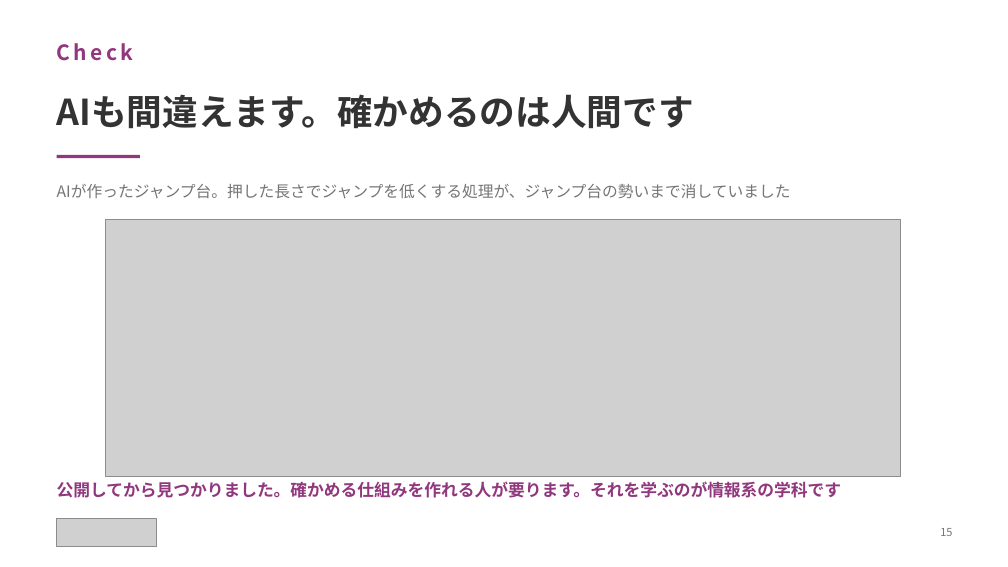
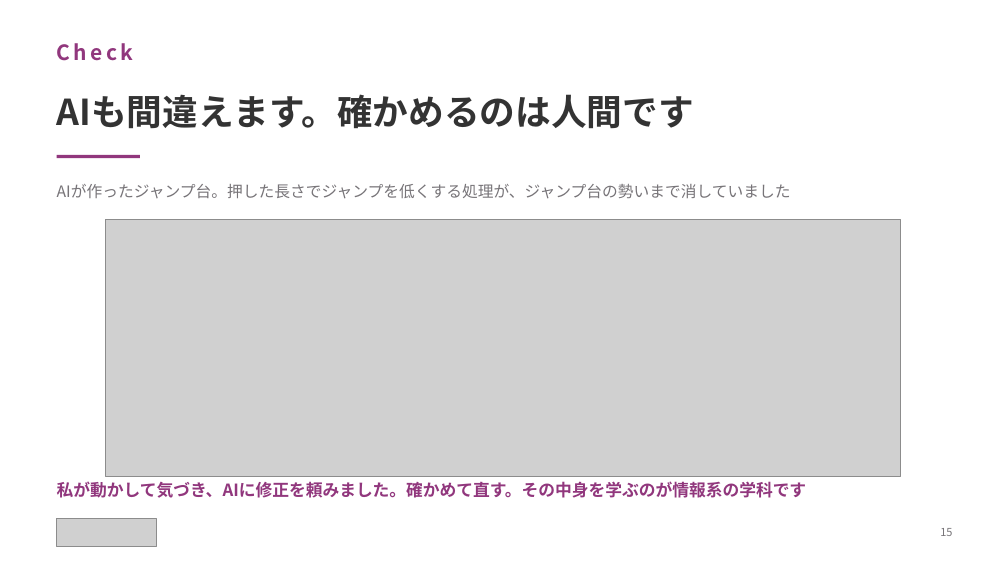
Before and after one commit to yutakaJssst/narashino-visit-1, a slide deck: slide 15 of slides/nichinara20260908.pptx. Drawn at 1008x567 pixels with LibreOffice and Linux fonts; fonts in the diff are those of the drawing; grey boxes stand for pictures. Boxes give left, top, right and bottom in pixels: in the first picture for what was removed or moved away, otherwise in the second. Text is boxed around its words. In the diff, an @@ line names an element or a change of style, - is before the commit and + after.

```diff
--- a/slides/nichinara20260908.pptx
+++ b/slides/nichinara20260908.pptx
@@ text at [57,481,807,498]: text changed @@
-公開してから見つかりました。確かめる仕組みを作れる人が要ります。それを学ぶのが情報系の学科です
+私が動かして気づき、AIに修正を頼みました。確かめて直す。その中身を学ぶのが情報系の学科です
```
Also in this commit, not shown: 2 other slides changed, 1 other file.
